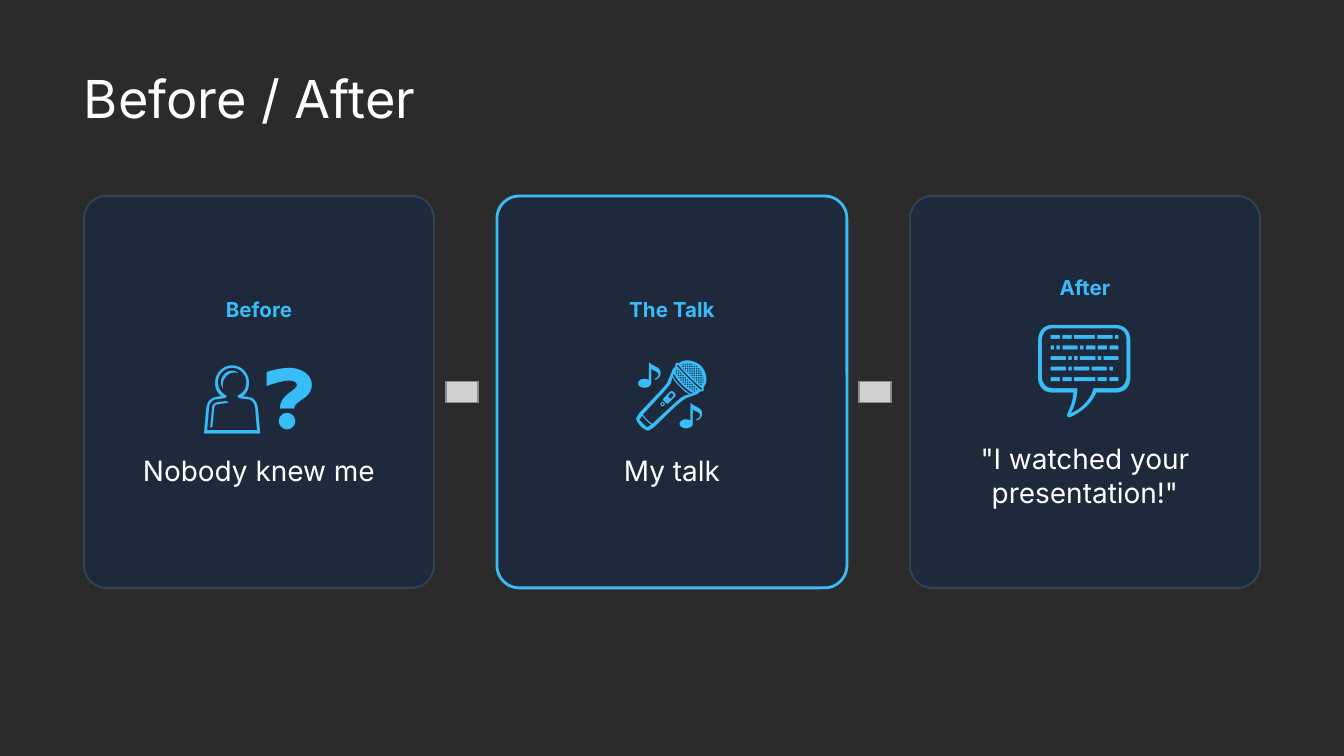
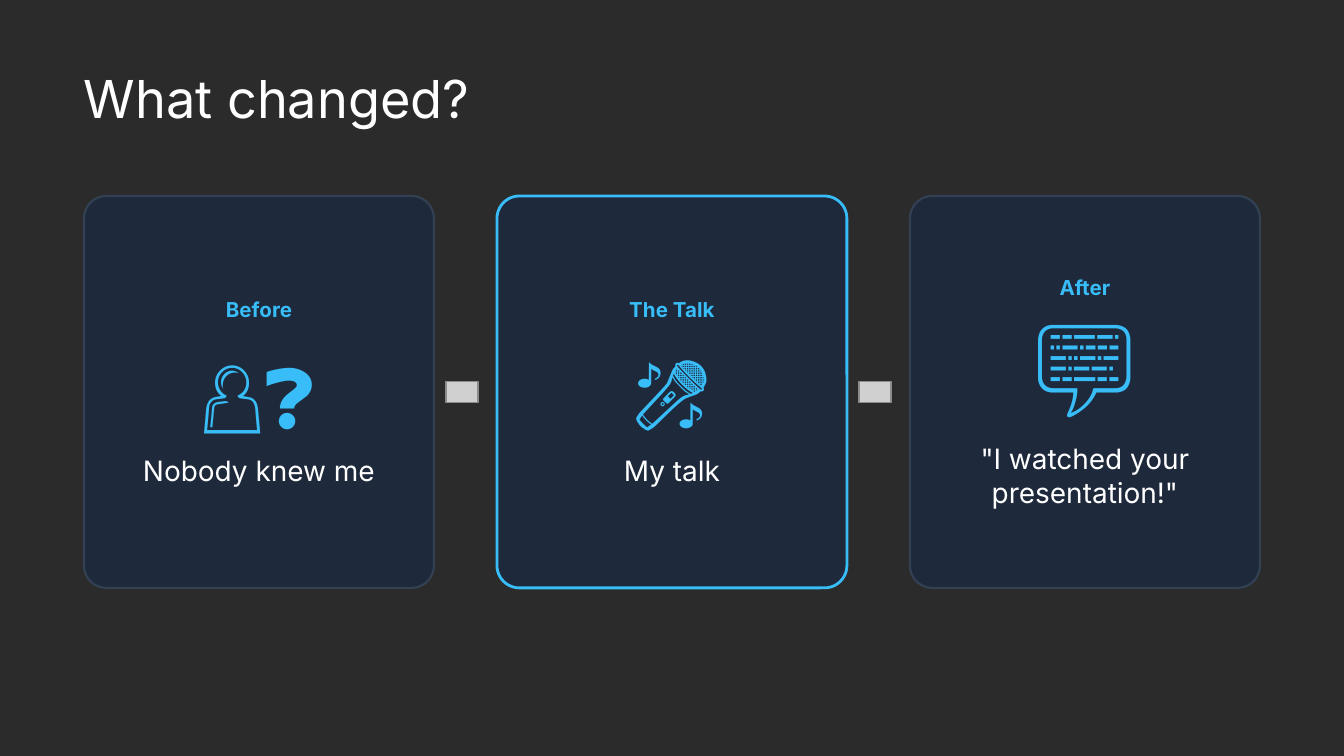
Before and after one commit to naruoga/presentations, a slide deck: slide 3 of COSCUP2026_MyBrokenEnglishStillWorks.odp. Drawn at 1344x756 pixels with LibreOffice and Linux fonts; fonts in the diff are those of the drawing; grey boxes stand for pictures; background and template pictures are left out; a plain dark background stands for a picture behind light text. Boxes give left, top, right and bottom in pixels: in the first picture for what was removed or moved away, otherwise in the second. Text is boxed around its words. In the diff, an @@ line names an element or a change of style, - is before the commit and + after.

```diff
--- a/COSCUP2026_MyBrokenEnglishStillWorks.odp
+++ b/COSCUP2026_MyBrokenEnglishStillWorks.odp
@@ text at bbox=[84, 79, 469, 129]: text changed @@
-Before / After
+What changed?
```
Also in this commit, not shown: 4 other slides changed.
